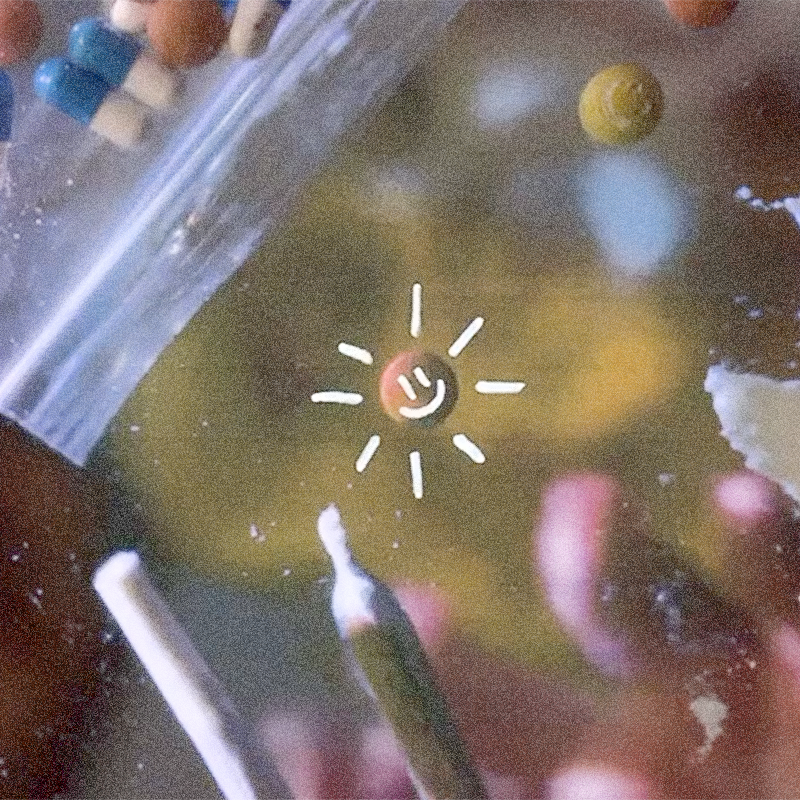
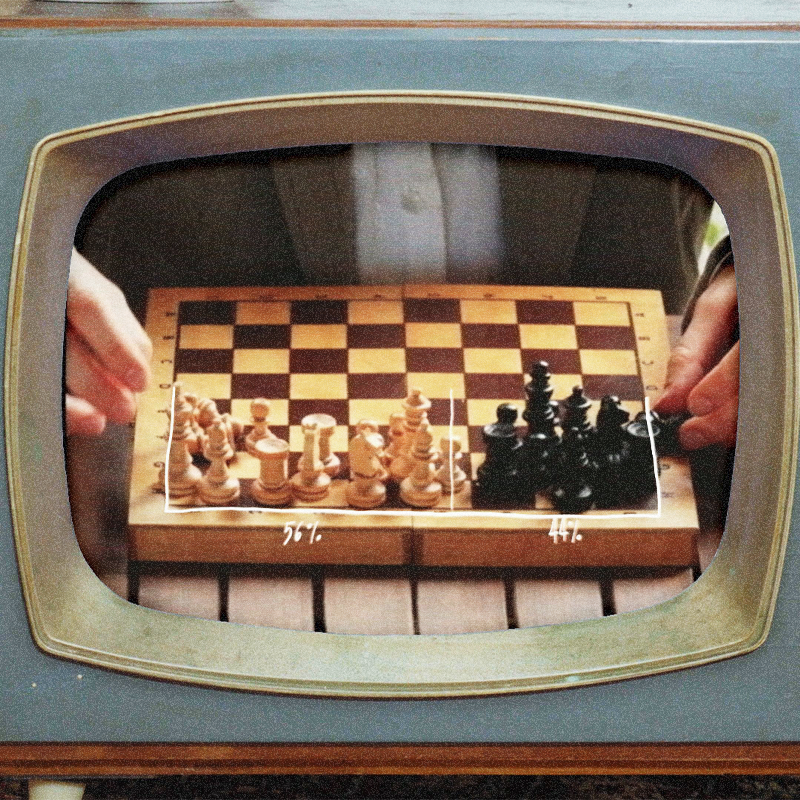
Layered file, before and after one edit (w=800, h=800). Changes by layer:
renamed "Screenshot 2026-10-21 133140" to "frauen_full_2", painted on it over (0, 0, 800, 800)
